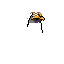
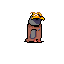
Revision of a layered w=64, h=64 image; what changed, layer by layer:
painted on "Background" over [24, 18, 44, 43]
